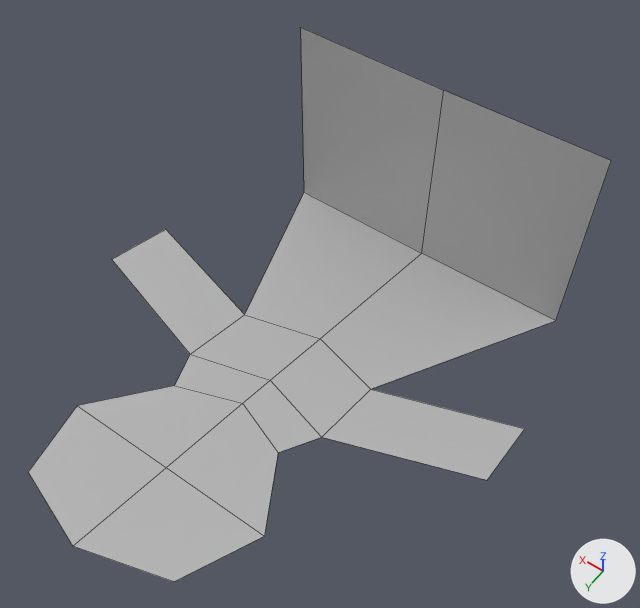
Before and after pictures for a commit that changed the Blender file models/unit_orange.blend.
Both versions are drawn from a camera (50 mm lens) standing at (-1.2, 2.49, 2.76) and looking at (-0.04, 0.87, 0.21). The axes (+X, +Y, +Z) are drawn at lower right. The lights are the same throughout. Mesh edges are drawn as thin lines.
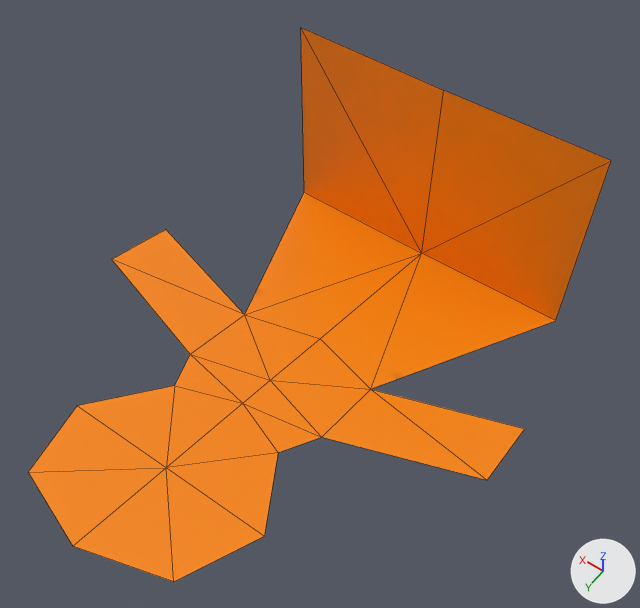
Boxes (x1, y1, x2, y2) around the edits, measured in the pictures (640 x 608 px):
'Plane', surface changed (grey to orange)
    both: (28, 28, 611, 582)

Edits to the bpy script that builds the scene:
```text
Add img_unit_orange_tx:
    img_unit_orange_tx = load_image('unit_orange_tx', '_unpacked/unit_orange_tx', 512, 512, 'sRGB')
Change mat_material_001:
    remove mat_material_001.base_color = (0.5, 0.5, 0.5)  # grey #bcbcbc
    add mat_material_001.texture = img_unit_orange_tx
```
